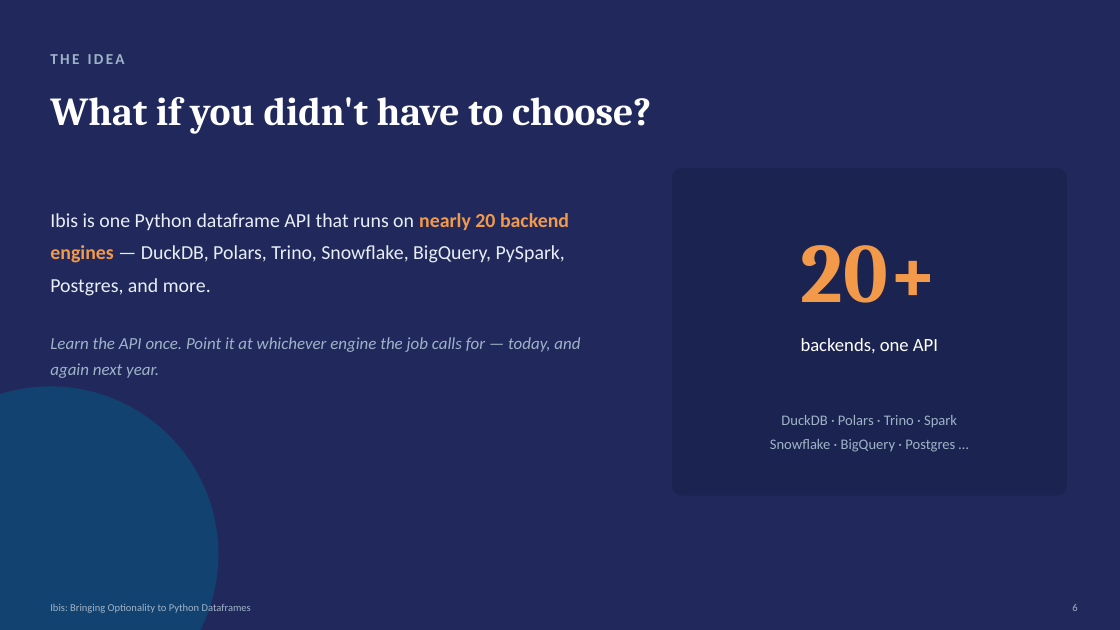
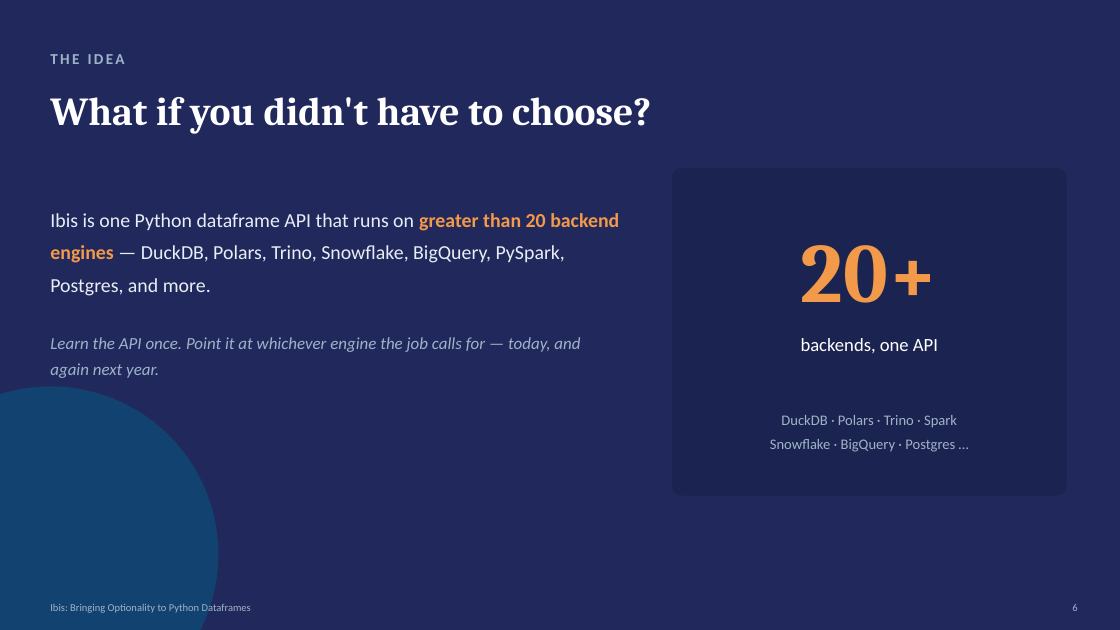
Before and after one commit to lestermartin/ibis-optionality, a slide deck: slide 6 of slides/ibis-optionality-slides.pptx. Drawn at 1120x630 pixels with LibreOffice and Linux fonts; fonts in the diff are those of the drawing. Boxes give left, top, right and bottom in pixels: in the first picture for what was removed or moved away, otherwise in the second. Text is boxed around its words. In the diff, an @@ line names an element or a change of style, - is before the commit and + after.

```diff
--- a/slides/ibis-optionality-slides.pptx
+++ b/slides/ibis-optionality-slides.pptx
@@ text at [50, 213, 619, 296]: text changed @@
-Ibis is one Python dataframe API that runs on nearly 20 backend engines — DuckDB, Polars, Trino, Snowflake, BigQuery, PySpark, Postgres, and more.
+Ibis is one Python dataframe API that runs on greater than 20 backend engines — DuckDB, Polars, Trino, Snowflake, BigQuery, PySpark, Postgres, and more.
```
Also in this commit, not shown: 9 other slides changed, 2 slides added, 2 other files.
